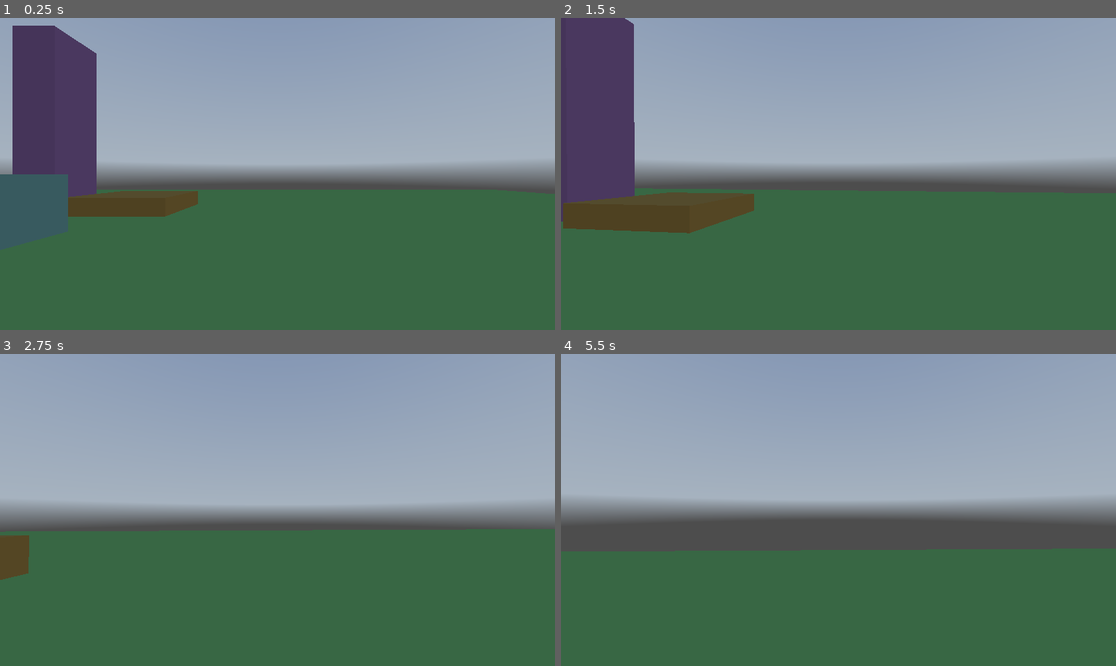
Above: before the commit, frames 1-4 (two rows, left to right).
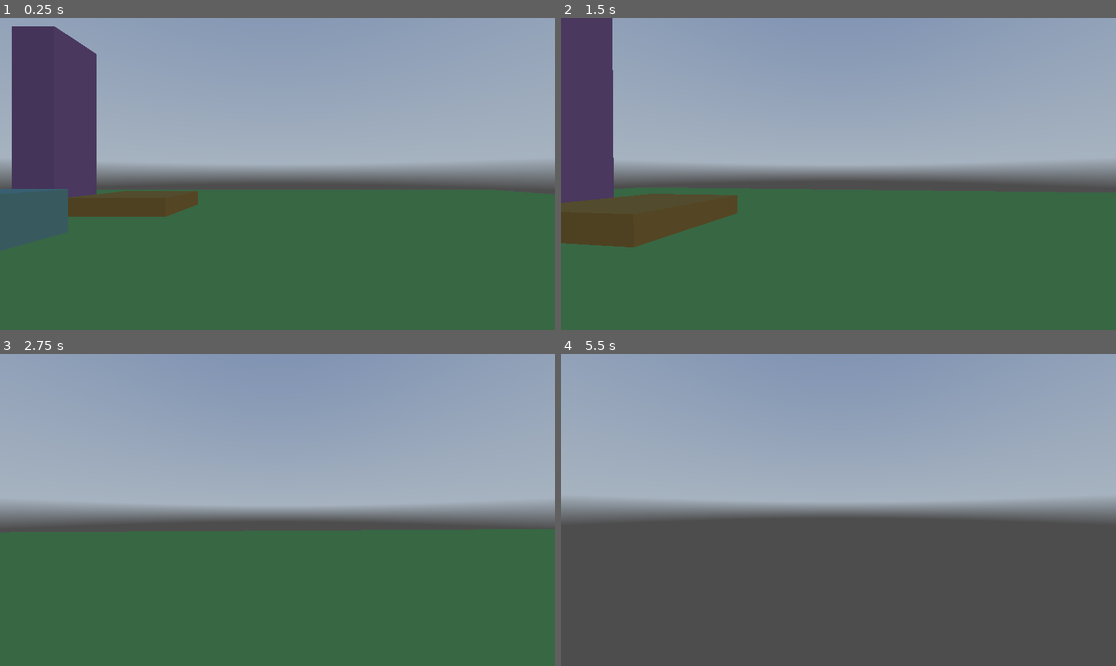
Above: after the commit, the same moments.

Repository: goshag45/Godot-Game
Game: Godot game, scene res://node.tscn
The game is run twice, just before and just after one commit, with the same random seed, the same clock (stepped at 60 frames per second) and the same inputs. The project has no main scene, so this scene is started directly. A sky picture missing from this copy of the repository is replaced by a grey-blue gradient.
Inputs (mouse positions are in pixels of both pictures, inside the frame that each line leads up to):
- Up to frame 1 (0.25 s): no input
- Up to frame 2 (1.5 s): move the mouse to (866, 174) at 0.52 s; hold Shift (sprint, bound only after the commit) 0.53-1.28 s; hold W (forward) from 0.53 s (still down); tap Space (jump) at 0.77 s; move the mouse to (810, 174) at 1.27 s; tap Shift (sprint, bound only after the commit) at 1.35 s
- Up to frame 3 (2.75 s): keep holding W (forward); tap Space (jump) at 1.52 s; move the mouse to (288, 503) at 2.02 s; hold Shift (sprint, bound only after the commit) from 2.03 s (still down)
- Up to frame 4 (5.5 s): keep holding W (forward); move the mouse to (832, 516) at 2.77 s; release Shift (sprint, bound only after the commit) at 2.78 s; tap Shift (sprint, bound only after the commit) at 2.85, 4.35 s; tap Space (jump) at 3.02, 3.77, 4.52 s; move the mouse to (877, 513) at 3.52 s; hold Shift (sprint, bound only after the commit) 3.53-4.28 s; move the mouse to (794, 506) at 4.27 s; move the mouse to (844, 510) at 5.02 s; hold Shift (sprint, bound only after the commit) from 5.03 s (still down)

The runs differ from the first frame. In frame 1, 0.7% of the frame differs, in the area x 0-100%, y 2-75%; in frame 2, 3.7%; in frame 3, 0.8%; in frame 4, 37%, in the area x 0-100%, y 62-100%.

Commit message:
fov zoom while sprinting - headbob is cooked at the moment

Diff:
--- a/Test Level.tscn
+++ b/Test Level.tscn
@@ -49,10 +49,10 @@
 [node name="Node3D2" type="Node3D" parent="."]
 
 [node name="CSGBox3D3" type="CSGBox3D" parent="Node3D2"]
-transform = Transform3D(2, 0, 0, 0, 2, 0, 0, 0, 2, 12.1352, 1.13217, 10.7812)
+transform = Transform3D(2, 0, 0, 0, 2, 0, 0, 0, 2, 12.1352, 0.816147, 10.7812)
 material_override = SubResource("StandardMaterial3D_3rwbt")
 use_collision = true
-size = Vector3(3.47168, 1.43381, 3.59778)
+size = Vector3(3.47168, 1.11778, 3.59778)
 
 [node name="Node3D3" type="Node3D" parent="."]
 
--- a/player.gd
+++ b/player.gd
@@ -1,8 +1,18 @@
 extends CharacterBody3D
 
-const SPEED = 5.0
+var speed
+const WALK_SPEED = 5.0
+const SPRINT_SPEED = 8.0
 const JUMP_VELOCITY = 4.5
 const SENSITIVITY = 0.002
+
+#head bob stuff
+const BOB_FREQ = 2.0
+const BOB_AMP = 0.08
+var t_bob = 0.0
+
+const BASE_FOV = 75
+const FOV_CHANGE = 1.5
 
 var gravity = 9.8
 
@@ -27,15 +37,38 @@
 	if Input.is_action_just_pressed("jump") and is_on_floor():
 		velocity.y = JUMP_VELOCITY
 
+	# Handle Sprint.
+	if Input.is_action_pressed("sprint"):
+		speed = SPRINT_SPEED
+		var velocity_clamped = clamp(velocity.length(), 0.5, SPRINT_SPEED * 2)
+		var target_fov = BASE_FOV + FOV_CHANGE * velocity_clamped
+		camera.fov = lerp(camera.fov, target_fov, delta * 2.0)
+	else:
+		speed = WALK_SPEED
+
 	# Get the input direction and handle the movement/deceleration.
 	# As good practice, you should replace UI actions with custom gameplay actions.
 	var input_dir = Input.get_vector("left", "right", "forward", "back")
 	var direction = (head.transform.basis * Vector3(input_dir.x, 0, input_dir.y)).normalized()
-	if direction:
-		velocity.x = direction.x * SPEED
-		velocity.z = direction.z * SPEED
+	if is_on_floor():
+		if direction:
+			velocity.x = direction.x * speed
+			velocity.z = direction.z * speed
+		else:
+			velocity.x = 0.0
+			velocity.z = 0.0
 	else:
-		velocity.x = 0.0
-		velocity.z = 0.0
+		velocity.x = lerp(velocity.x, direction.x * speed, delta * 4.0)
+		velocity.z = lerp(velocity.z, direction.z * speed, delta * 4.0)
+
+		#t_bob += delta * velocity.length() * float(is_on_floor())
+		#camera.transform.origin = _headbob(t_bob)
 
 	move_and_slide()
+
+# DOESNT WORK
+#func _headbob(time) -> Vector3:
+	#var pos = Vector3.ZERO
+	#pos.y = sin(time * BOB_FREQ) * BOB_AMP
+	#pos.x = cos(time * BOB_FREQ / 2) * BOB_AMP
+	#return pos
--- a/player.tscn
+++ b/player.tscn
@@ -16,4 +16,4 @@
 transform = Transform3D(-1, 0, -8.74228e-08, 0, 1, 0, 8.74228e-08, 0, -1, 0, 1.75, 0)
 
 [node name="Camera3D" type="Camera3D" parent="Head" index="0"]
-transform = Transform3D(1, 0, 0, 0, 1, 0, 0, 0, 1, 1.00116e-08, 0, -0.114519)
+transform = Transform3D(1, 0, 0, 0, 1, 0, 0, 0, 1, 1.13923e-08, 0.0301889, -0.130313)
--- a/project.godot
+++ b/project.godot
@@ -83,5 +83,6 @@
 }
 sprint={
 "deadzone": 0.5,
-"events": []
+"events": [Object(InputEventKey,"resource_local_to_scene":false,"resource_name":"","device":0,"window_id":0,"alt_pressed":false,"shift_pressed":false,"ctrl_pressed":false,"meta_pressed":false,"pressed":false,"keycode":0,"physical_keycode":4194325,"key_label":0,"unicode":0,"location":0,"echo":false,"script":null)
+]
 }
